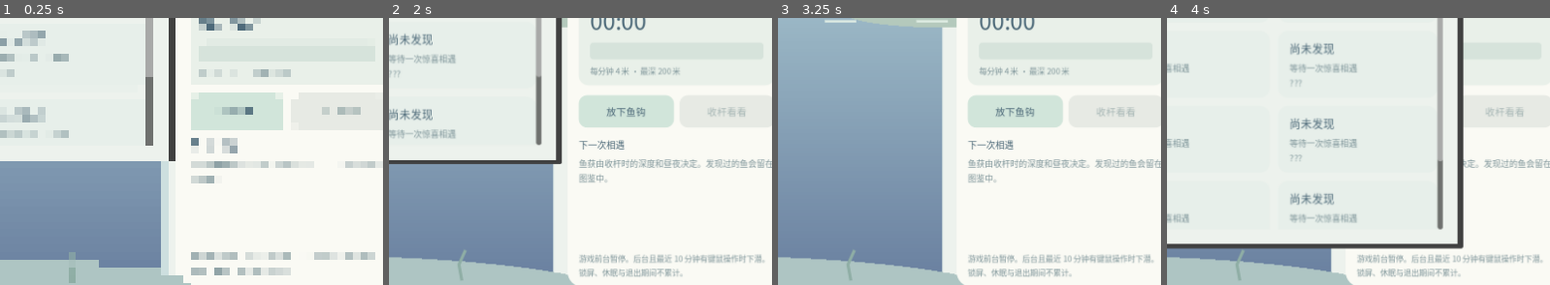
Above: before the commit, frames 1-4 (left to right).
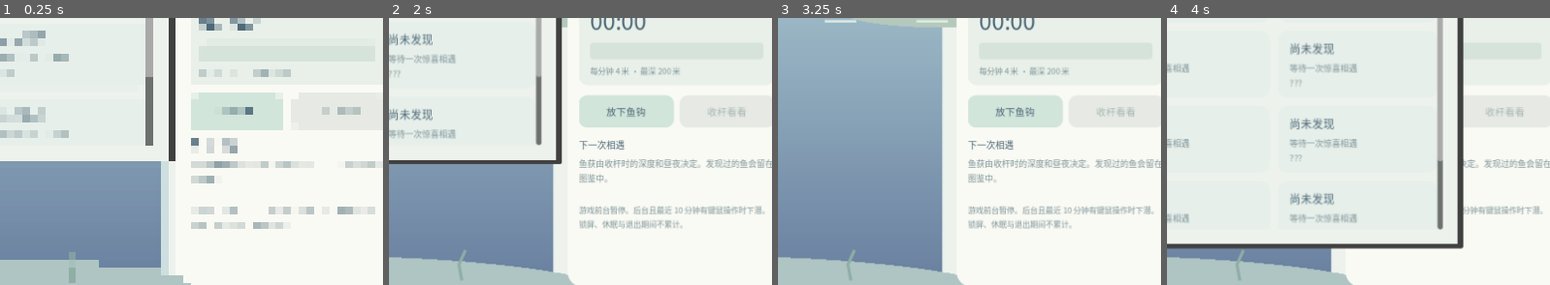
Above: after the commit, the same moments.

Repository: jiyang-google-v/desktop-fishing
Game: Godot game, scene res://scenes/main.tscn
The game is run twice, just before and just after one commit, with the same random seed, the same clock (stepped at 60 frames per second) and the same inputs.
Inputs:
- Up to frame 1 (0.25 s): no input
- Up to frame 2 (2 s): click "图鉴 0 / 14" at 0.5 s; click "鱼缸 0 / 6" at 1.25 s
- Up to frame 3 (3.25 s): click "放下鱼钩" at 2 s; click "关闭" at 2.75 s
- Up to frame 4 (4 s): click "图鉴 0 / 14" at 3.5 s
The pictures show only the part of the screen within x 47-97%, y 42-92%; the shares and areas given below are measured in that part.

The runs differ from the first frame. In frame 1, 2.6% of the frame differs, in the area x 49-98%, y 70-97%; in frame 2, 3.1%, in the area x 49-98%, y 70-98%; in frame 3, 3.1%; in frame 4, 2.0%.

Commit message:
Keep catch controls accessible in smaller windows and verify layout bounds

Diff:
--- a/scripts/ui/main.gd
+++ b/scripts/ui/main.gd
@@ -154,7 +154,12 @@
  body.add_child(side_panel)
  var side := VBoxContainer.new()
  side.add_theme_constant_override("separation",14)
- side_panel.add_child(side)
+ var side_scroll := ScrollContainer.new()
+ side_scroll.horizontal_scroll_mode = ScrollContainer.SCROLL_MODE_DISABLED
+ side_panel.add_child(side_scroll)
+ side.size_flags_horizontal = Control.SIZE_EXPAND_FILL
+ side.custom_minimum_size.x = 270
+ side_scroll.add_child(side)
  side.add_child(label("慢慢工作，轻轻收获",11,true))
  status_title = label("准备出发",23)
  side.add_child(status_title)
@@ -390,6 +395,10 @@
   chosen.disabled = Game.blocked
 
 func ui_smoke() -> void:
+ await get_tree().process_frame
+ await get_tree().process_frame
+ var layout_root: Control = get_child(0).get_child(0)
+ assert(layout_root.get_combined_minimum_size().y + 48 <= get_window().size.y)
  # Isolated in-memory UI check; no save writes or Windows sampling.
  Game.state = Game.model.fresh_state()
  refresh()
